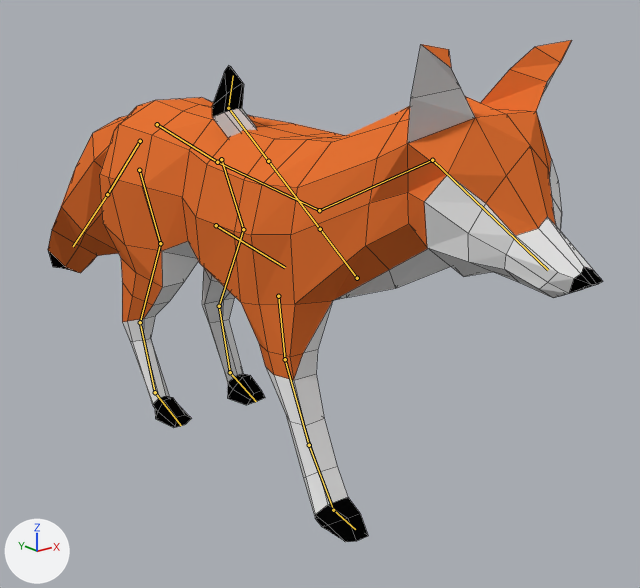
Two versions of the Blender file WaterTamagochi/app/sampledata/fox.blend, one commit apart.
One viewpoint serves both versions: a camera (50 mm lens) standing at (-4.23, -6.76, 2.35) and looking at (0.63, -0.69, -0.08). Arrows for +X, +Y and +Z are at lower left; the lights stay in place. Both versions are drawn at frame 85 of the action 'Walk.001'; the numbers are the values there. The bones that bend it are drawn over the model as lines. Mesh edges are drawn as thin lines.
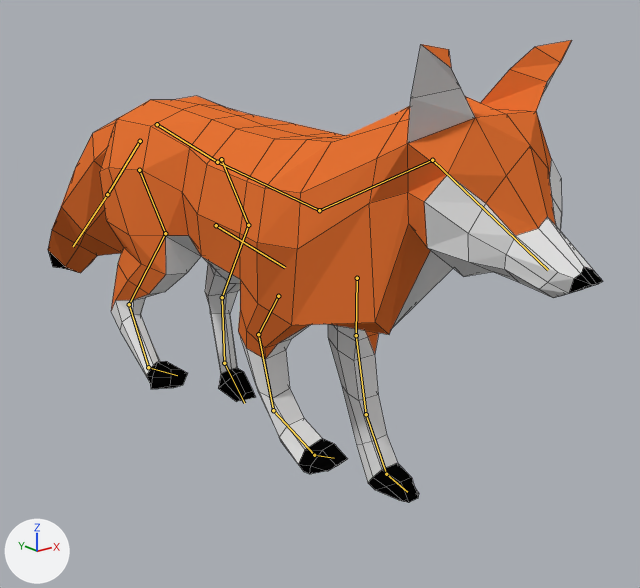
Pixel boxes [x1, y1, x2, y2] of what changed, in the pictures (640 x 588 px):
'Cube', posed (8% shorter)
    before: [48, 40, 603, 542]
    after: [48, 40, 603, 503]
bone 'Bone.015', root to tip
    before: (357, 278) to (320, 229)
    after: (357, 278) to (356, 335)
bone 'Bone.016', root to tip
    before: (320, 229) to (268, 161)
    after: (356, 335) to (366, 414)
bone 'Bone.017', root to tip
    before: (268, 161) to (228, 108)
    after: (366, 414) to (386, 474)
bone 'Bone.019', root to tip
    before: (278, 296) to (285, 359)
    after: (278, 296) to (258, 334)
bone 'Bone.020', root to tip
    before: (285, 359) to (309, 445)
    after: (258, 334) to (273, 410)
bone 'Bone.021', root to tip
    before: (309, 445) to (333, 510)
    after: (273, 410) to (314, 455)
bone 'Bone.010', root to tip
    before: (221, 159) to (243, 229)
    after: (221, 159) to (248, 225)
bone 'Bone.011', root to tip
    before: (243, 229) to (219, 306)
    after: (248, 225) to (222, 297)
bone 'Bone.012', root to tip
    before: (219, 306) to (230, 372)
    after: (222, 297) to (224, 363)
bone 'Bone.013', root to tip
    before: (230, 372) to (256, 401)
    after: (224, 363) to (244, 403)
bone 'Bone.023', root to tip
    before: (139, 170) to (160, 243)
    after: (139, 170) to (165, 233)
bone 'Bone.024', root to tip
    before: (160, 243) to (140, 322)
    after: (165, 233) to (129, 304)
bone 'Bone.025', root to tip
    before: (140, 322) to (155, 392)
    after: (129, 304) to (148, 367)

The edits, one by one:
Bone 'Bone.015' (bone_bone_015) turns from (-45, -59, -115) to (-9, 0, 0) degrees about its own x, y and z.
Bone 'Bone.016' (bone_bone_016) turns from (-72, 72, -71) to (-5, 0, 0) degrees about its own x, y and z.
Bone 'Bone.017' (bone_bone_017) turns from (-12, 38, -8) to (11, 0, 0) degrees about its own x, y and z.
Bone 'Bone.019' (bone_bone_019) turns from (0, 0, 0) to (-45, -1, 3) degrees about its own x, y and z.
Bone 'Bone.020' (bone_bone_020) turns from (0, 0, 0) to (24, -2, 4) degrees about its own x, y and z.
Bone 'Bone.021' (bone_bone_021) turns from (0, 0, 0) to (47, -1, 2) degrees about its own x, y and z.
Bone 'Bone.010' (bone_bone_010) turns from (0, 0, 0) to (-8, 1, 0) degrees about its own x, y and z.
Bone 'Bone.011' (bone_bone_011) turns from (0, 0, 0) to (12, 0, -1) degrees about its own x, y and z.
Bone 'Bone.012' (bone_bone_012) turns from (0, 0, 0) to (-13, 0, 1) degrees about its own x, y and z.
Bone 'Bone.013' (bone_bone_013) turns from (0, 0, 0) to (-5, 0, 0) degrees about its own x, y and z.
Bone 'Bone.023' (bone_bone_023) turns from (0, 0, 0) to (-16, -2, 4) degrees about its own x, y and z.
Bone 'Bone.024' (bone_bone_024) turns from (0, 0, 0) to (25, 1, 2) degrees about its own x, y and z.
Bone 'Bone.025' (bone_bone_025) turns from (0, 0, 0) to (34, 1, -2) degrees about its own x, y and z.
